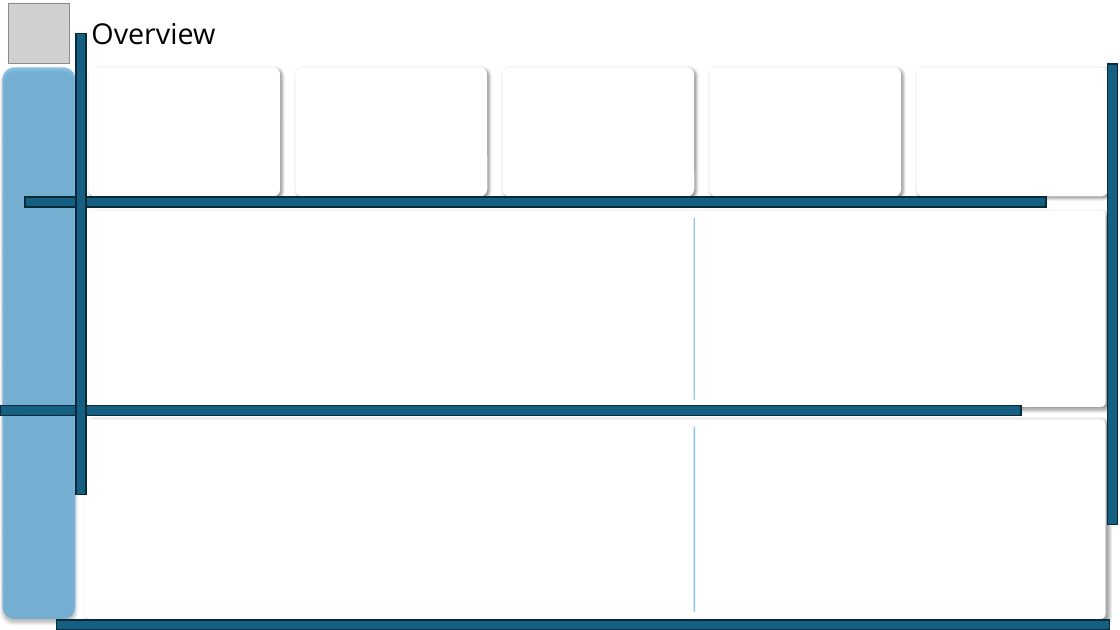
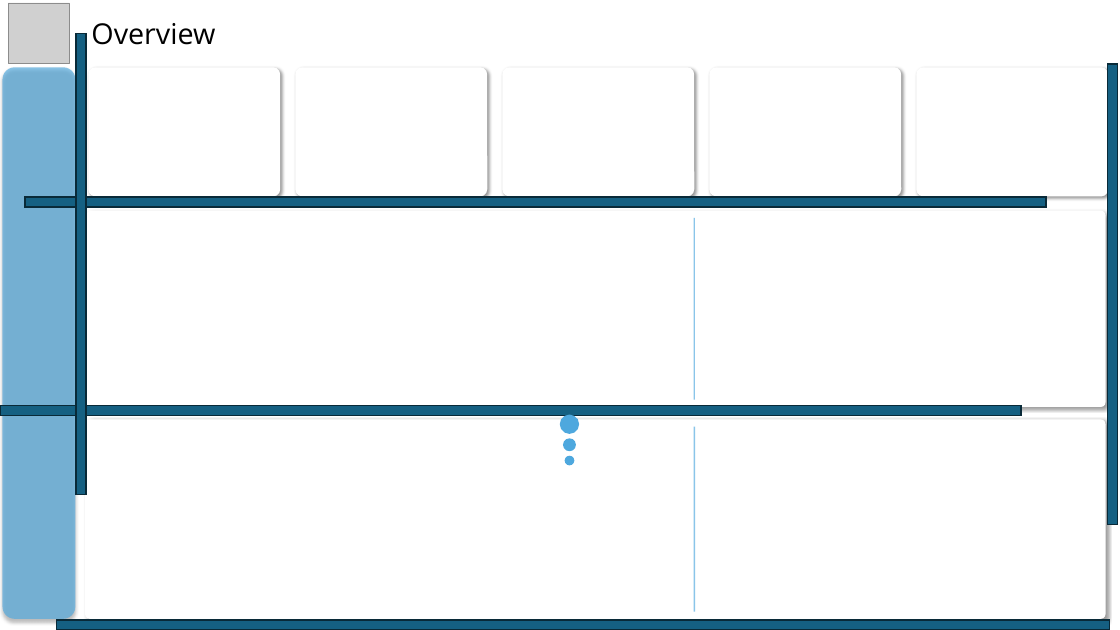
Before and after one commit to MohammadGhanaym/Sales-Logistics-Analytics-DWH, a slide deck: slide 6 of Dashboard Background Design/Dashboard Background Design.pptx (slide 4 before the commit). Drawn at 1120x630 pixels with LibreOffice and Linux fonts; fonts in the diff are those of the drawing; grey boxes stand for pictures. Boxes give left, top, right and bottom in pixels: in the first picture for what was removed or moved away, otherwise in the second. Text is boxed around its words. In the diff, an @@ line names an element or a change of style, - is before the commit and + after.

```diff
--- a/Dashboard Background Design/Dashboard Background Design.pptx
+++ b/Dashboard Background Design/Dashboard Background Design.pptx
@@ ellipse added at (x1=560, y1=415, x2=579, y2=434), fill #4EA8DE @@
@@ ellipse added at (x1=563, y1=438, x2=576, y2=451), fill #4EA8DE @@
@@ ellipse added at (x1=565, y1=456, x2=575, y2=465), fill #4EA8DE @@
```
Also in this commit, not shown: 3 other slides changed, 2 slides added, 55 other files.
